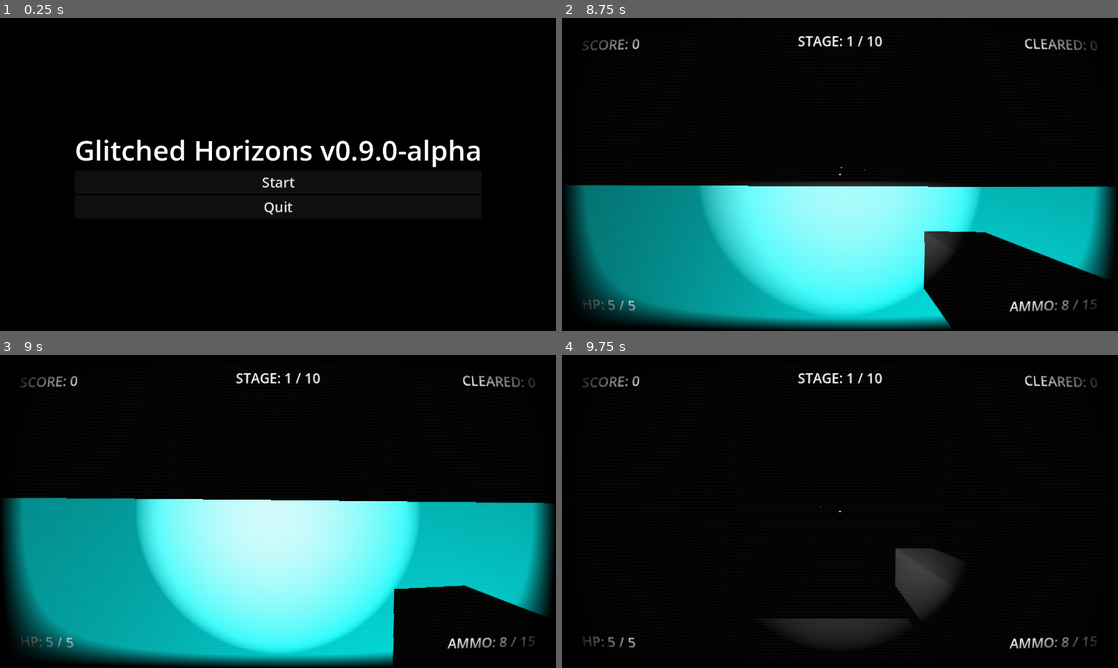
Above: before the commit, frames 1-4 (two rows, left to right).
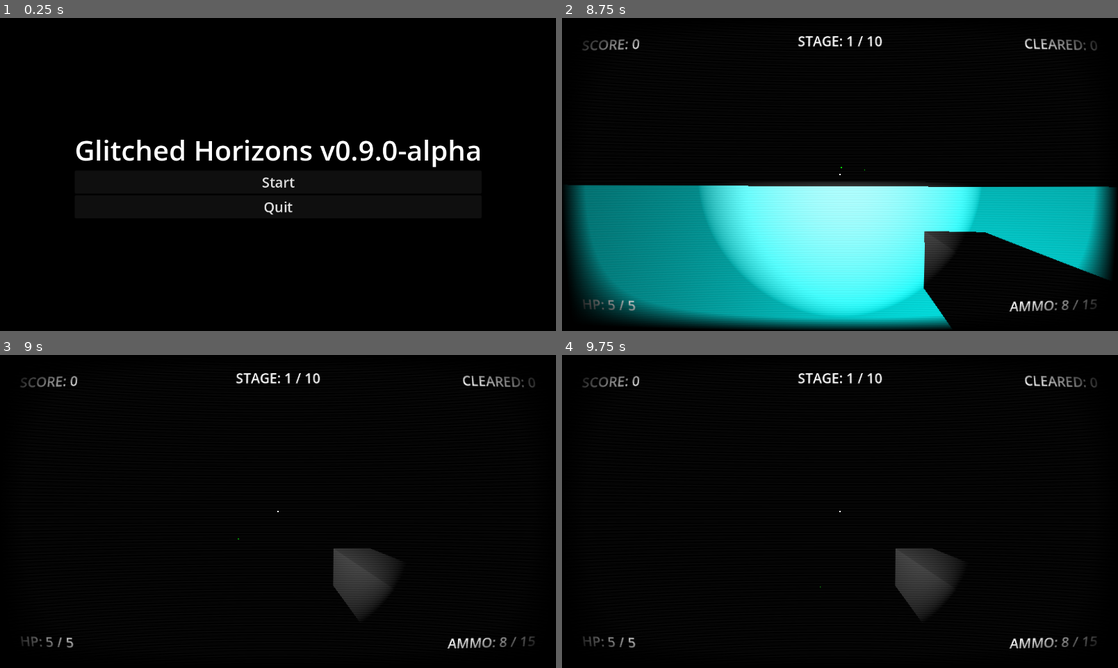
Above: after the commit, the same moments.

Repository: EnderiousGaming/R0-0TRoguelike
Game: Godot game, scene res://scenes/main_menu.tscn
Same seed, same stepped clock (60 frames per second), same inputs: the game is played once before the commit and once after it.
Inputs (mouse positions are in pixels of both pictures, inside the frame that each line leads up to):
- Up to frame 1 (0.25 s): no input
- Up to frame 2 (8.75 s): click "Start" at 0.5 s; move the mouse to (867, 174) at 1.27 s; hold W (move_forward) 1.28-6.53 s; right-click (867, 174) at 1.35 s; click (867, 174) at 1.42 s; tap Space (jump) at 1.52, 1.55, 1.82, 2.1, 2.27, 2.57, 3.05, 3.77, 4.07, 4.52, 4.55, 4.82, 5.27, 5.57, 5.85, 6.77, 7.07, 7.52, 7.55, 7.82, 8.27, 8.57 s; move the mouse to (812, 174) at 2.02 s; right-click (812, 174) at 2.3 s; move the mouse to (851, 168) at 2.77 s; right-click (851, 168) at 2.85 s; move the mouse to (834, 180) at 3.52 s; tap E (interact) at 3.6, 7.35 s; click (834, 180) at 3.67 s; right-click (834, 180) at 3.8 s; move the mouse to (878, 177) at 4.27 s; press the mouse at (878, 177) at 4.28 s; move the mouse to (795, 171) at 5.02 s; release the mouse at (795, 171) at 5.03 s; right-click (795, 171) at 5.1 s; move the mouse to (845, 174) at 5.77 s; click (845, 174) at 5.92 s; move the mouse to (817, 168) at 6.52 s; hold D (move_right) 6.53-7.28 s; right-click (817, 168) at 6.6 s; move the mouse to (867, 174) at 7.27 s; hold W (move_forward) from 7.28 s (still down); move the mouse to (812, 174) at 8.02 s; click (812, 174) at 8.1 s; right-click (812, 174) at 8.3 s
- Up to frame 3 (9 s): keep holding W (move_forward); move the mouse to (289, 505) at 8.77 s; right-click (289, 505) at 8.85 s
- Up to frame 4 (9.75 s): tap Space (jump) at 9.05, 9.6 s; move the mouse to (834, 517) at 9.52 s; release W (move_forward) at 9.53 s; hold A (move_left) from 9.53 s (still down)

Frames 1-2 are identical in both runs. In frame 3, 45% of the frame differs, in the area x 0-100%, y 45-100%; in frame 4, 1.1%.

Commit message:
Added grapple shot!

Diff:
--- a/scripts/player.gd
+++ b/scripts/player.gd
@@ -29,6 +29,11 @@
 var sword_damage = 3
 var is_swinging = false
 var enemies_hit_this_swing = []
+
+# --- GRAPPLE VARIABLES ---
+var is_grappling = false
+var grapple_target = Vector3.ZERO
+const GRAPPLE_SPEED = 35.0
 
 # --- MODIFIERS ---
 var drain_timer = 0.0
@@ -126,23 +131,49 @@
 	var input_dir = Input.get_vector("move_left", "move_right", "move_forward", "move_backward")
 	var direction = (transform.basis * Vector3(input_dir.x, 0, input_dir.y)).normalized()
 
-	if Input.is_action_just_pressed("dash") and dash_cooldown_timer <= 0.0 and not is_dashing:
-		# ONLY allow a dash if the player is actively moving AND holding the sword
-		if direction != Vector3.ZERO and RunManager.equipped_weapon == "sword":
-			is_dashing = true
-			is_invulnerable = true # Turn on invincibility!
-			dash_timer = DASH_DURATION
-			dash_cooldown_timer = RunManager.dash_cooldown
-			dash_direction = direction
-			print("SYSTEM: SWORD DASH!")
-
-			# Automatically trigger a sword swing!
-			if not is_swinging:
-				swing_sword()
+	if Input.is_action_just_pressed("dash"):
+		# 1. SWORD DASH LOGIC
+		if RunManager.equipped_weapon == "sword" and dash_cooldown_timer <= 0.0 and not is_dashing:
+			if direction != Vector3.ZERO:
+				is_dashing = true
+				is_invulnerable = true
+				dash_timer = DASH_DURATION
+				dash_cooldown_timer = RunManager.dash_cooldown
+				dash_direction = direction
+				print("SYSTEM: SWORD DASH!")
+
+				if not is_swinging:
+					swing_sword()
+
+		# 2. BLASTER GRAPPLE LOGIC
+		elif RunManager.equipped_weapon == "blaster" and not is_grappling:
+			# Only fire the hook if we are actually looking at a surface
+			if aim_raycast.is_colliding():
+				var target = aim_raycast.get_collider()
+
+				# Make sure we don't accidentally grapple onto a virus or an upgrade box!
+				if not target.is_in_group("enemy") and not target.is_in_group("upgrades"):
+					is_grappling = true
+					grapple_target = aim_raycast.get_collision_point()
+					print("SYSTEM: GRAPPLE ATTACHED!")
 
 	# --- APPLY FINAL MOVEMENT ---
-	# --- APPLY FINAL MOVEMENT ---
-	if is_dashing:
+	if is_grappling:
+		# THE ACROBATICS CANCELLATION
+		# If the player hits the spacebar while grappling, cut the rope and launch them into the air!
+		if Input.is_action_just_pressed("jump"):
+			is_grappling = false
+			velocity.y = JUMP_VELOCITY * 1.5
+		else:
+			# Pull R0-0T straight towards the target point
+			var pull_direction = (grapple_target - global_position).normalized()
+			velocity = pull_direction * GRAPPLE_SPEED
+
+			# Detach automatically if we get close enough to the wall so we don't get stuck
+			if global_position.distance_to(grapple_target) < 2.5:
+				is_grappling = false
+
+	elif is_dashing:
 		# Override standard movement and lock velocity forward
 		velocity.x = dash_direction.x * DASH_SPEED
 		velocity.z = dash_direction.z * DASH_SPEED
@@ -150,7 +181,7 @@
 		dash_timer -= delta
 		if dash_timer <= 0.0:
 			is_dashing = false
-			is_invulnerable = false # Turn off invincibility!
+			is_invulnerable = false
 	else:
 		# Standard walking and ice physics interpolation
 		if direction:
--- a/scripts/world.gd
+++ b/scripts/world.gd
@@ -68,13 +68,13 @@
 	var valid_pool = []
 
 	# Add general movement and survival upgrades
-	valid_pool.append_array([2, 3, 5, 7, 16, 17])
+	valid_pool.append_array([2, 3, 5, 7, 17])
 
 	# Add weapon-specific upgrades based on current loadout
 	if RunManager.equipped_weapon == "blaster":
 		valid_pool.append_array([1, 4, 11, 12])
 	elif RunManager.equipped_weapon == "sword":
-		valid_pool.append_array([13, 14, 15])
+		valid_pool.append_array([13, 14, 15, 16])
 
 	# Shuffle the valid pool to ensure random selection
 	valid_pool.shuffle()
